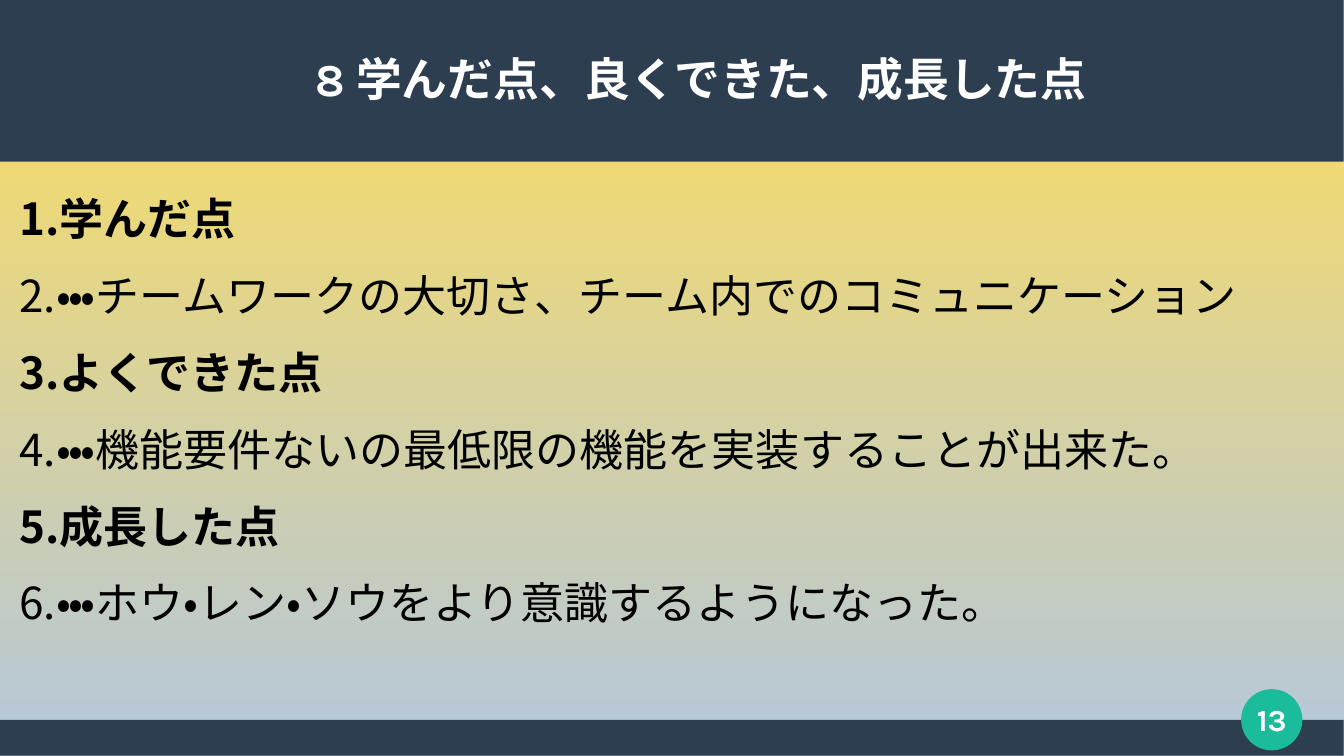
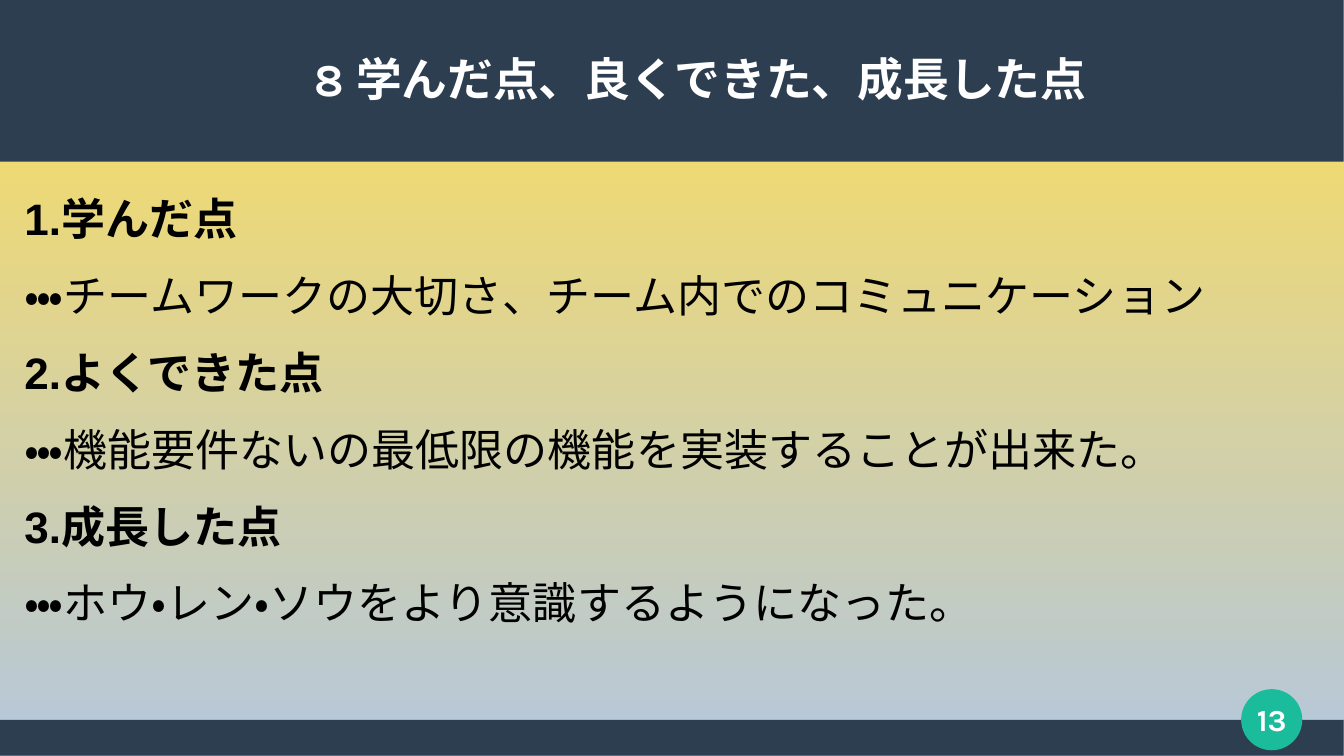
Before and after one commit to 2022java42-student006/document, a slide deck: slide 13 of 発表用スライド(清水作成版).pptx. Drawn at 1344x756 pixels with LibreOffice and Linux fonts; fonts in the diff are those of the drawing. Boxes give left, top, right and bottom in pixels: in the first picture for what was removed or moved away, otherwise in the second. Text is boxed around its words. In the diff, an @@ line names an element or a change of style, - is before the commit and + after.

Commit message:
また変えました

```diff
--- a/発表用スライド(清水作成版).pptx
+++ b/発表用スライド(清水作成版).pptx
@@ subtitle at bbox=[24, 200, 237, 239]: text changed @@
-1. 学んだ点
+1.学んだ点
@@ subtitle at bbox=[24, 275, 1205, 623]: bullet 1. to none @@
@@ subtitle at bbox=[24, 354, 324, 393]: text changed @@
-3. よくできた点
+2.よくできた点
@@ subtitle at bbox=[24, 507, 281, 547]: text changed @@
-5. 成長した点
+3.成長した点
```
Also in this commit, not shown: 2 other slides changed.
